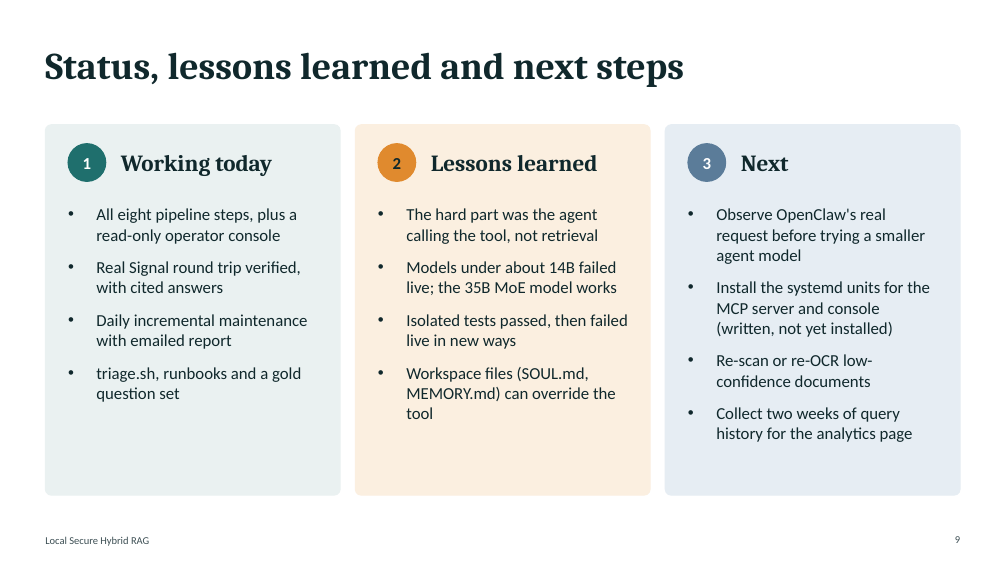
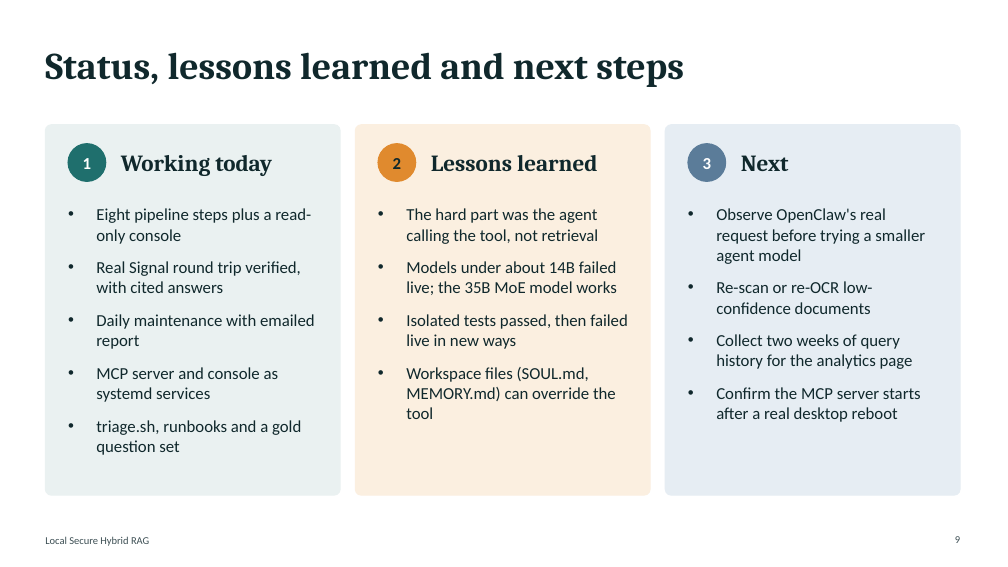
Before and after one commit to npwa/hybrid_rag, a slide deck: slide 9 of Doc/Hybrid_RAG_overview.pptx. Drawn at 1008x567 pixels with LibreOffice and Linux fonts; fonts in the diff are those of the drawing. Boxes give left, top, right and bottom in pixels: in the first picture for what was removed or moved away, otherwise in the second. Text is boxed around its words. In the diff, an @@ line names an element or a change of style, - is before the commit and + after.

Commit message:
Deck and docs: systemd units are installed; only the reboot test is outstanding

```diff
--- a/Doc/Hybrid_RAG_overview.pptx
+++ b/Doc/Hybrid_RAG_overview.pptx
@@ text at (96, 208, 311, 244): text changed @@
-• All eight pipeline steps, plus a read-only operator console
+• Eight pipeline steps plus a read-only console
@@ text at (716, 281, 930, 337): paragraph removed @@
-• Install the systemd units for the MCP server and console (written, not yet installed)
@@ text at (96, 314, 315, 402): text changed @@
-• Daily incremental maintenance with emailed report
+• Daily maintenance with emailed report
+• MCP server and console as systemd services
@@ text at (716, 387, 921, 422): paragraph added @@
+• Confirm the MCP server starts after a real desktop reboot
```
Also in this commit, not shown: 2 other files.
